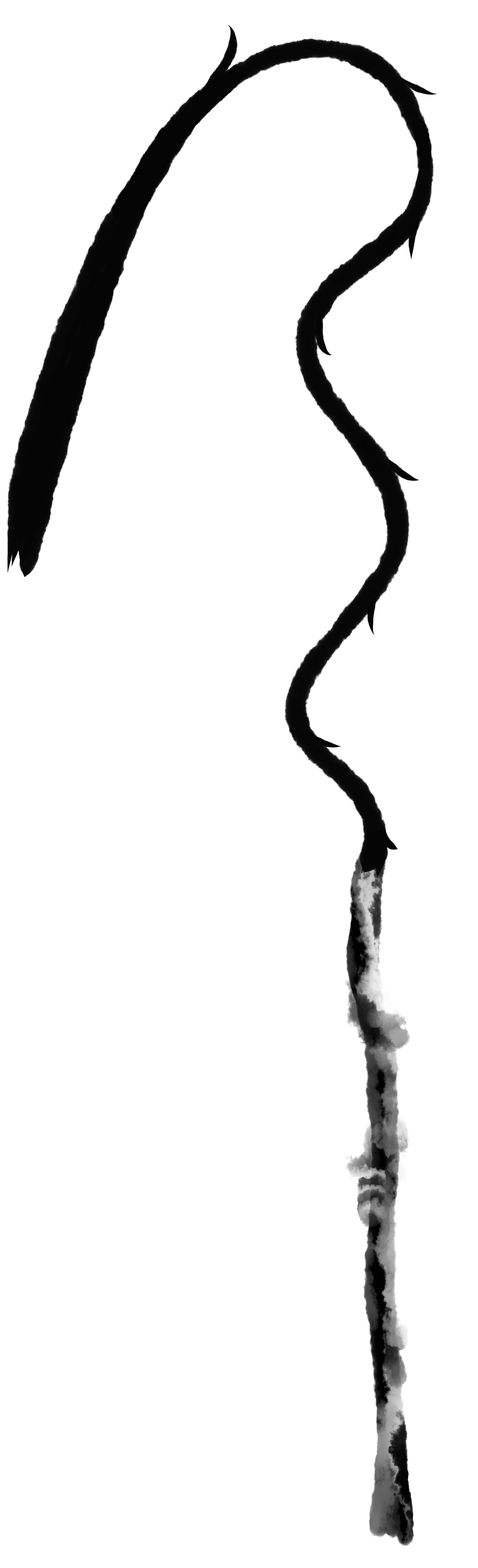
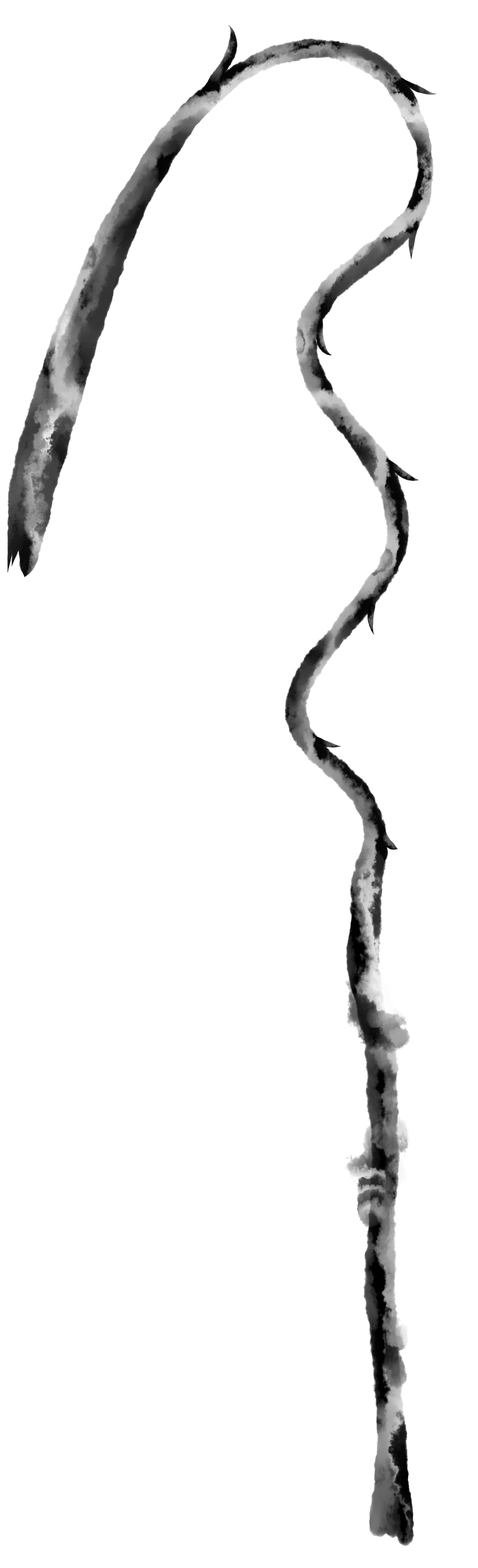
Layer changes from the first (478, 1568) image to the second:
removed layer "レイヤー9" over [112, 25, 437, 851]
renamed "レイヤー8" to "deco", painted on it over [7, 25, 437, 881]
removed layer "レイヤー7" over [351, 848, 398, 881]
